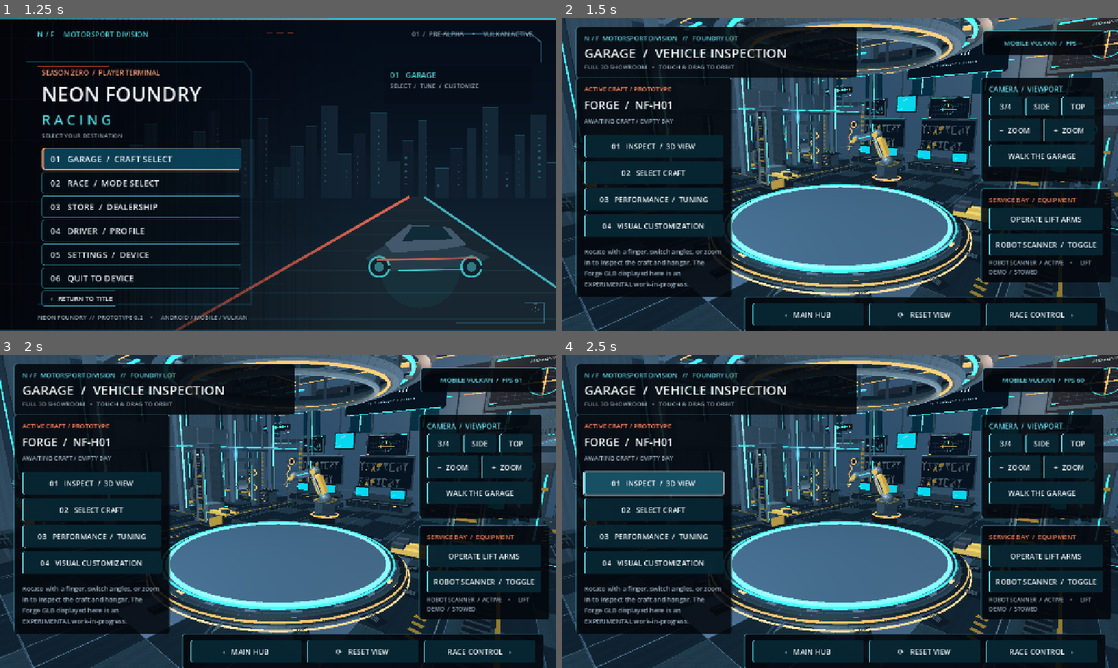
Above: before the commit, frames 1-4 (two rows, left to right).
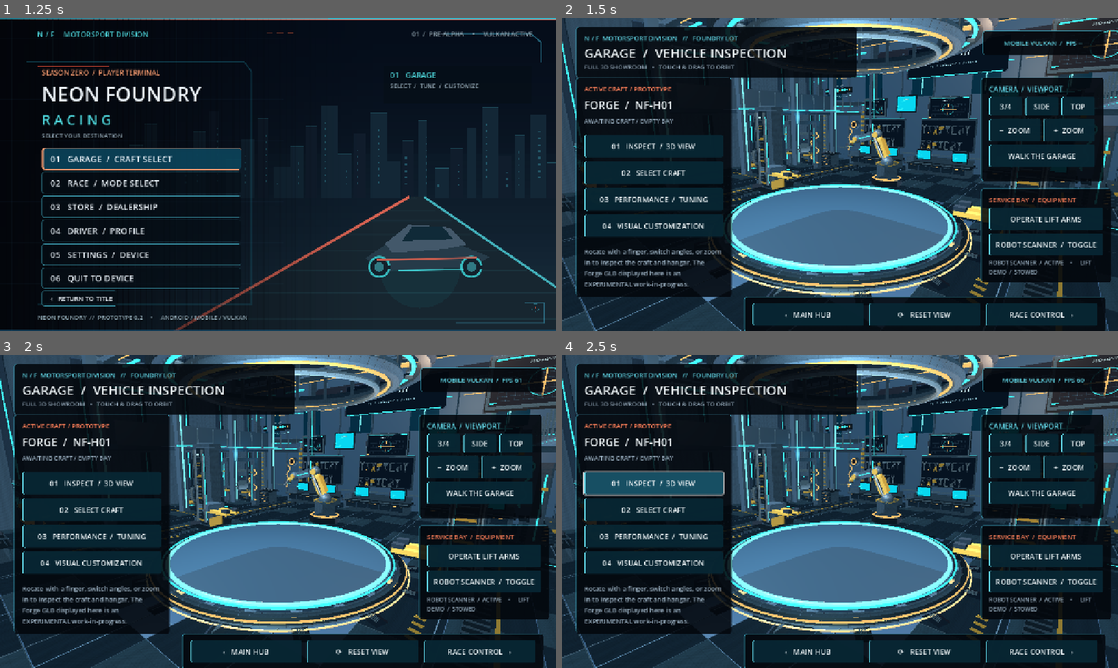
Above: after the commit, the same moments.

Repository: tpylman90-ctrl/NeonFoundry-Racing
Game: Godot game, scene res://scenes/title_menu.tscn
Two runs of this game, one before a commit and one after it. Both use one fixed random seed, a clock stepped at 60 frames per second and the inputs below.
Inputs:
- Up to frame 1 (1.25 s): click "›› ENTER THE FOUNDRY" at 0.5 s
- Up to frame 2 (1.5 s): click "01 GARAGE / CRAFT SELECT" at 1.25 s
- Up to frame 3 (2 s): no input
- Up to frame 4 (2.5 s): click "01 INSPECT / 3D VIEW" at 2 s

Frame 1 is identical in both runs. In frame 2, 2.6% of the frame differs, in the area x 30-82%, y 0-100%; in frame 3, 2.6%; in frame 4, 2.6%.

Commit message:
Add single focused Vulkan shadow key for grounded automotive showroom lighting

Diff:
--- a/game/scripts/garage_page.gd
+++ b/game/scripts/garage_page.gd
@@ -211,6 +211,18 @@
 	sunlight.light_energy = 1.43
 	sunlight.light_color = Color("d2e6ff")
 	_world.add_child(sunlight)
+	# One focused shadow-casting key light: real mesh-to-ground and self shadows.
+	# The many decorative emissive strips stay shadow-free for mobile.
+	var hero_key := SpotLight3D.new()
+	hero_key.name = "ForgeHeroShadowKey"
+	hero_key.position = Vector3(2.7, 10.2, 3.0)
+	hero_key.rotation_degrees = Vector3(-90, 0, 0)
+	hero_key.spot_range = 17.5
+	hero_key.spot_angle = 67.0
+	hero_key.light_energy = 2.4
+	hero_key.light_color = Color("cbeeff")
+	hero_key.shadow_enabled = true
+	_world.add_child(hero_key)
 	for light_spec in [
 		{"pos": Vector3(-5, 9, 6), "color": Color("e3f1ff"), "energy": 4.0},
 		{"pos": Vector3(6, 11, -4), "color": Color("ffd5ad"), "energy": 3.4},
Not shown, changed: docs/MENU_FLOW.md
